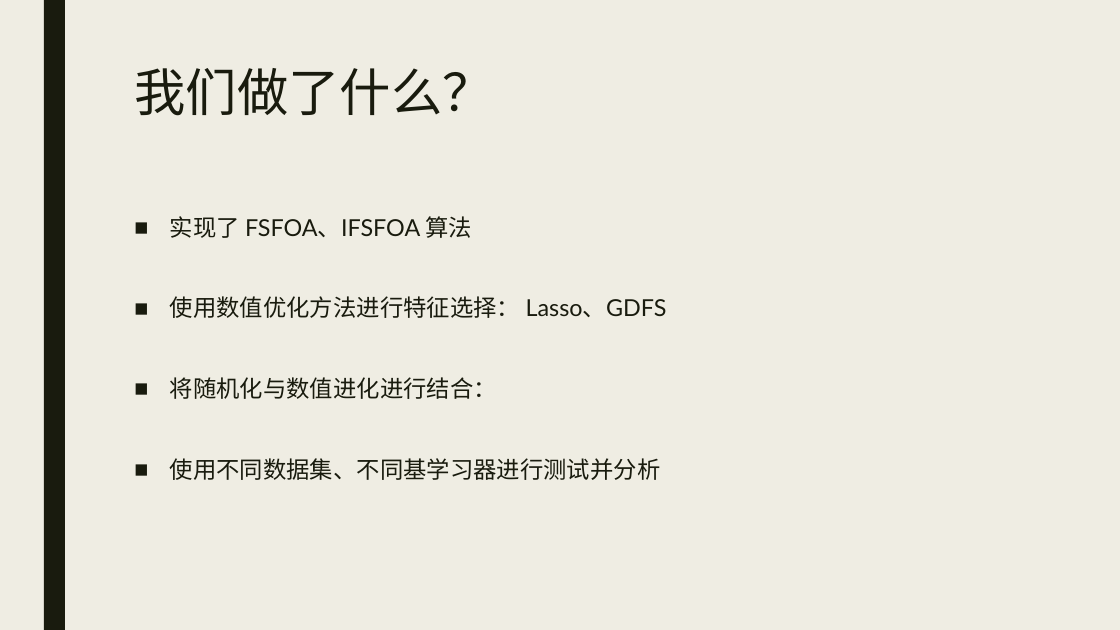
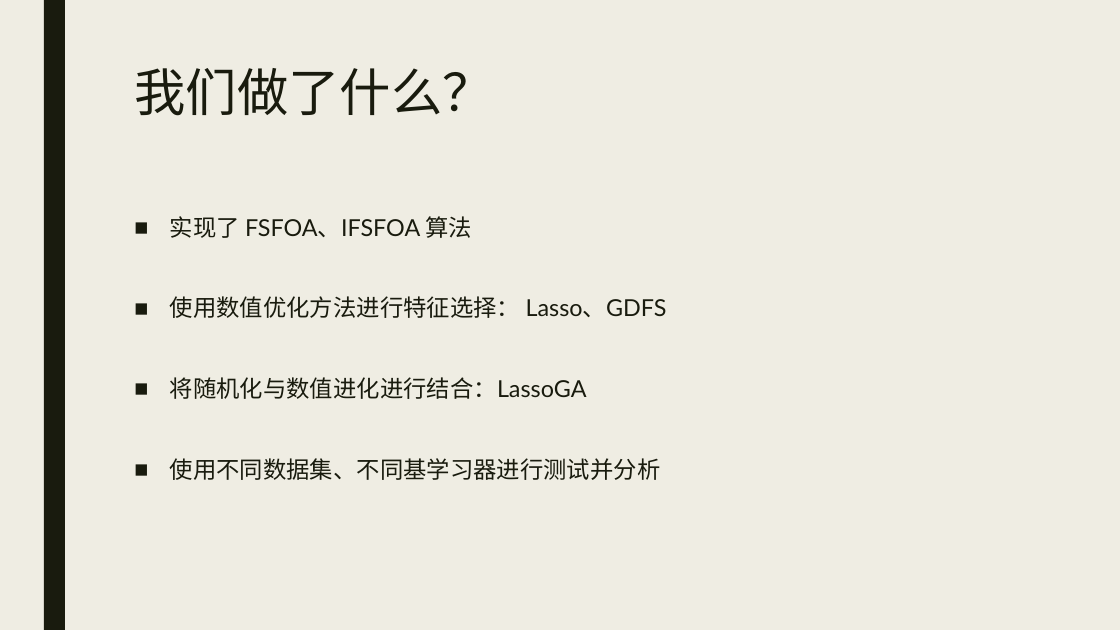
Before and after one commit to WNJXYK/JLU_FeatureSelection, a slide deck: slide 4 of Doc/Pre.pptx. Drawn at 1120x630 pixels with LibreOffice and Linux fonts; fonts in the diff are those of the drawing. Boxes give left, top, right and bottom in pixels: in the first picture for what was removed or moved away, otherwise in the second. Text is boxed around its words. In the diff, an @@ line names an element or a change of style, - is before the commit and + after.

```diff
--- a/Doc/Pre.pptx
+++ b/Doc/Pre.pptx
@@ text at [170,377,587,399]: text changed @@
-■ 将随机化与数值进化进行结合：
+■ 将随机化与数值进化进行结合：LassoGA
```
Also in this commit, not shown: 6 other slides changed, 7 slides added, 1 slide removed, 1 other file.
